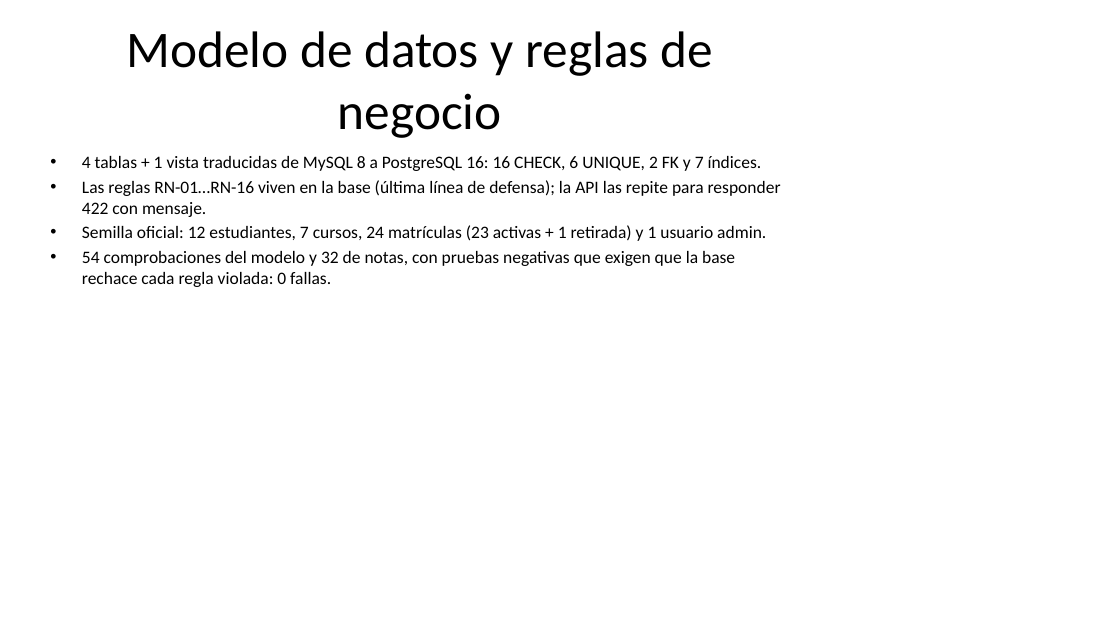
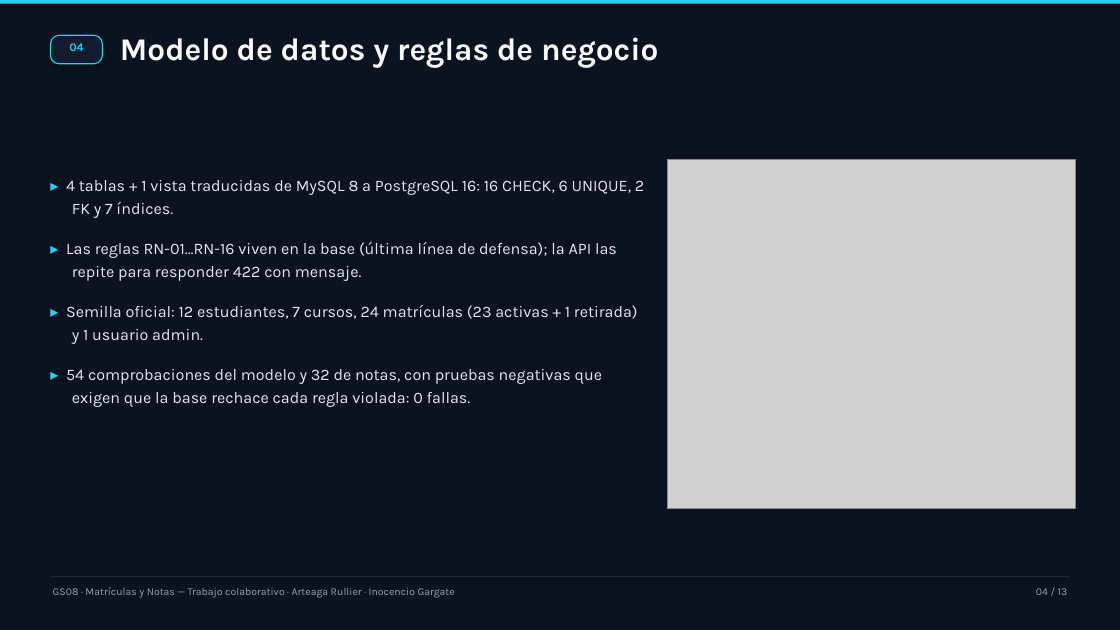
Before and after one commit to rarteagar/gs08-matriculas, a slide deck: slide 4 of docs/informe/exposicion-gs08-2026-10-13.pptx. Drawn at 1120x630 pixels with LibreOffice and Linux fonts; fonts in the diff are those of the drawing; grey boxes stand for pictures. Boxes give left, top, right and bottom in pixels: in the first picture for what was removed or moved away, otherwise in the second. Text is boxed around its words. In the diff, an @@ line names an element or a change of style, - is before the commit and + after.

Commit message:
feat(deck): rediseno completo de la presentacion con ilustraciones generadas
Se rehace el deck con una linea grafica propia: fondo navy, acento cian, tarjetas,
vinetas con sangria, pie con numeracion y seis ilustraciones isometricas generadas
con nano-banana-2 (portada, arquitectura, API, datos hibridos, seguridad y
accesibilidad). La portada usa un degradado para integrar la ilustracion, la
ultima lamina cierra con cuatro indicadores (121 pruebas, 90 %, 25 del SPA, 5/5
jobs) y se corrige la vieta de Kubernetes (se levanto el 22/09 y hoy esta apagado).
El deck clasico queda como respaldo.

```diff
--- a/docs/informe/exposicion-gs08-2026-10-13.pptx
+++ b/docs/informe/exposicion-gs08-2026-10-13.pptx
@@ rectangle added at bbox=[0, 0, 1120, 630], fill #0B1220 @@
@@ rectangle added at bbox=[0, 0, 1120, 3], fill #22D3EE @@
@@ text "Modelo de datos y reglas ..." at bbox=[120, 37, 658, 68]: size 44 to 27 pt, font Calibri to Karla, text colour #000000 to #F8FAFC, bold on; alignment centre to left; vertical alignment middle to top @@
@@ rounded rectangle added at bbox=[50, 35, 103, 64], fill #111C2E, outline #22D3EE 1 pt @@
@@ text added at bbox=[69, 43, 83, 51], 10 pt, text #22D3EE, bold @@
+04
@@ picture added at bbox=[668, 160, 1075, 508] @@
@@ text at bbox=[66, 180, 644, 407]: text changed; size 15 to 13.8 pt; font Calibri to Karla; text colour #000000 to #E2E8F0 @@
-• 4 tablas + 1 vista traducidas de MySQL 8 a PostgreSQL 16: 16 CHECK, 6 UNIQUE, 2 FK y 7 índices.
-• Las reglas RN-01…RN-16 viven en la base (última línea de defensa); la API las repite para responder 422 con mensaje.
-• Semilla oficial: 12 estudiantes, 7 cursos, 24 matrículas (23 activas + 1 retirada) y 1 usuario admin.
-• 54 comprobaciones del modelo y 32 de notas, con pruebas negativas que exigen que la base rechace cada regla violada: 0 fallas.
+▸ 4 tablas + 1 vista traducidas de MySQL 8 a PostgreSQL 16: 16 CHECK, 6 UNIQUE, 2 FK y 7 índices.
+▸ Las reglas RN-01…RN-16 viven en la base (última línea de defensa); la API las repite para responder 422 con mensaje.
+▸ Semilla oficial: 12 estudiantes, 7 cursos, 24 matrículas (23 activas + 1 retirada) y 1 usuario admin.
+▸ 54 comprobaciones del modelo y 32 de notas, con pruebas negativas que exigen que la base rechace cada regla violada: 0 fallas.
@@ rectangle added at bbox=[50, 576, 1070, 577], fill #1E293B @@
@@ text added at bbox=[53, 587, 455, 598], 9 pt, text #94A3B8 @@
+GS08 · Matrículas y Notas — Trabajo colaborativo · Arteaga Rullier · Inocencio Gargate
@@ text added at bbox=[1036, 588, 1068, 595], 9 pt, text #94A3B8 @@
+04 / 13
```
Also in this commit, not shown: 12 other slides changed, 2 other files.
